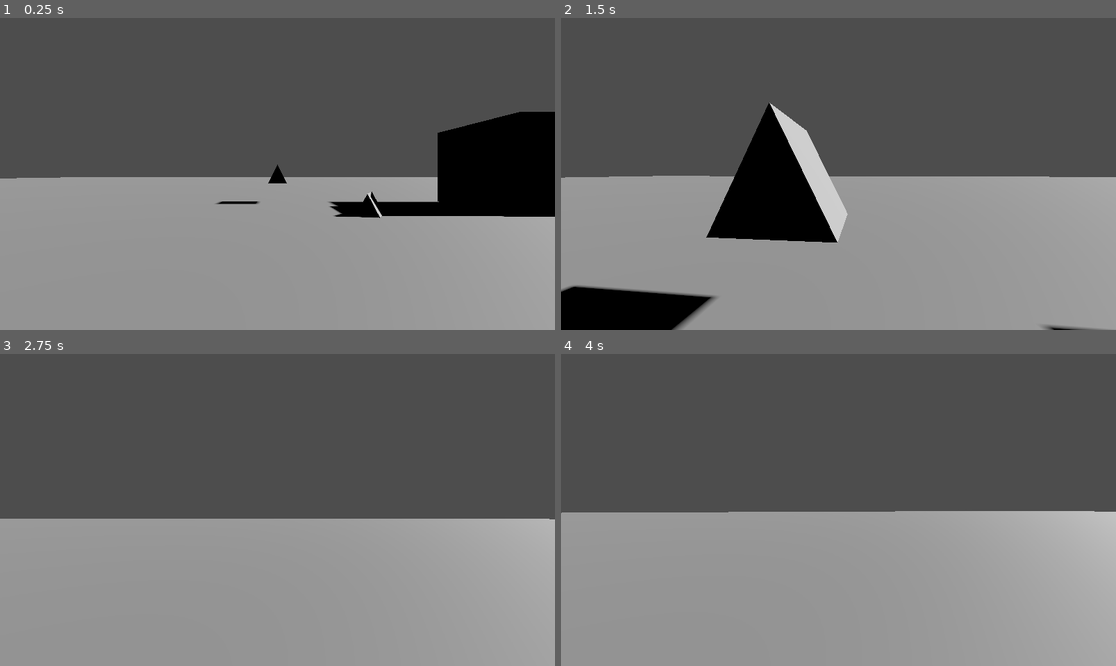
Above: before the commit, frames 1-4 (two rows, left to right).
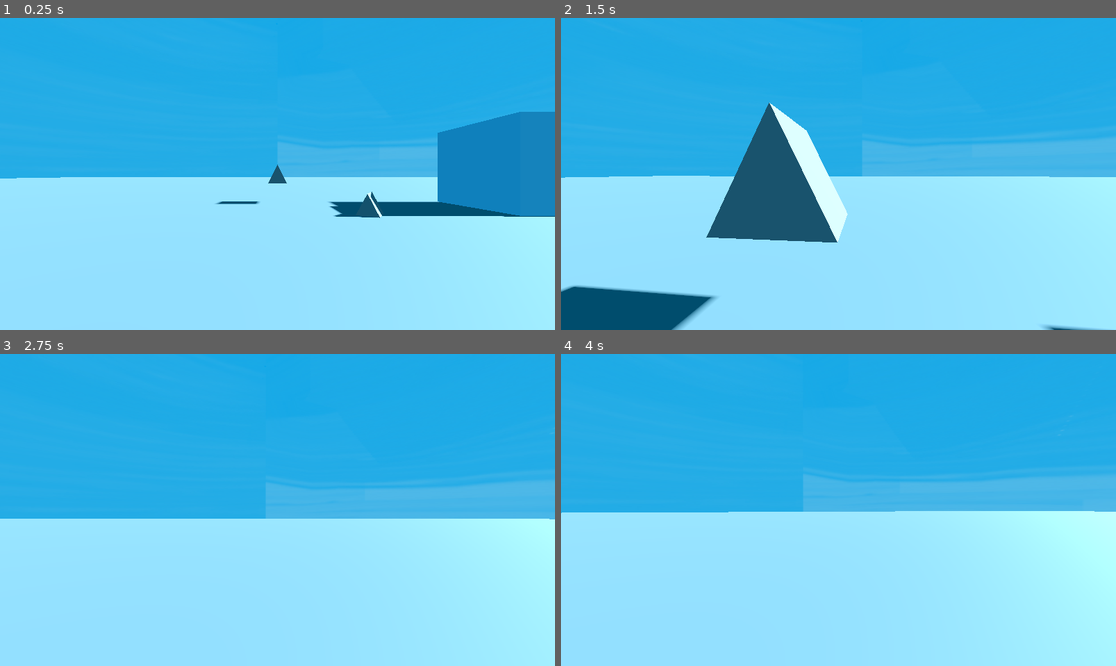
Above: after the commit, the same moments.

Repository: emeryplyler/Jam
Game: Godot game, scene res://main.tscn
Same seed, same stepped clock (60 frames per second), same inputs: the game is played once before the commit and once after it.
Inputs (mouse positions are in pixels of both pictures, inside the frame that each line leads up to):
- Up to frame 1 (0.25 s): no input
- Up to frame 2 (1.5 s): tap Enter (ui_accept) at 0.5, 0.77 s; move the mouse to (866, 174) at 0.52 s; hold W (Forward) from 0.53 s (still down); tap E (Interact) at 0.6, 1.35 s; move the mouse to (810, 174) at 1.27 s
- Up to frame 3 (2.75 s): keep holding W (Forward); tap Enter (ui_accept) at 1.52, 2 s; move the mouse to (288, 503) at 2.02 s; tap E (Interact) at 2.1 s
- Up to frame 4 (4 s): keep holding W (Forward); tap Enter (ui_accept) at 2.75, 3.02, 3.5, 3.77 s; move the mouse to (832, 516) at 2.77 s; tap E (Interact) at 2.85, 3.6 s; move the mouse to (877, 513) at 3.52 s

The runs differ from the first frame. In frame 1, 100% of the frame differs, in the area x 0-100%, y 0-100%; in frame 2, 100%; in frame 3, 100%; in frame 4, 100%.

Commit message:
placeholder sky

Diff:
--- a/main.tscn
+++ b/main.tscn
@@ -1,7 +1,8 @@
-[gd_scene load_steps=12 format=3 uid="uid://c3scy7pclrd8h"]
+[gd_scene load_steps=13 format=3 uid="uid://c3scy7pclrd8h"]
 
 [ext_resource type="PackedScene" uid="uid://cb3bhghcaxos0" path="res://prefabs/door.tscn" id="1_me5c6"]
 [ext_resource type="Script" path="res://player/player.gd" id="1_rwvyv"]
+[ext_resource type="Environment" uid="uid://48r01h6q5eji" path="res://world/sky/environment.tres" id="2_5gfh0"]
 
 [sub_resource type="WorldBoundaryShape3D" id="WorldBoundaryShape3D_65nkc"]
 
@@ -72,6 +73,9 @@
 [node name="DoorRange" parent="World/House2" node_paths=PackedStringArray("destination") instance=ExtResource("1_me5c6")]
 destination = NodePath("../../House/DoorRange")
 
+[node name="WorldEnvironment" type="WorldEnvironment" parent="World"]
+environment = ExtResource("2_5gfh0")
+
 [node name="CharacterBody3D" type="CharacterBody3D" parent="." node_paths=PackedStringArray("cam_arm", "player_view")]
 transform = Transform3D(1, 0, 0, 0, 1, 0, 0, 0, 1, 0, 1.19895, 0)
 script = ExtResource("1_rwvyv")
--- a/player/player.gd
+++ b/player/player.gd
@@ -49,14 +49,6 @@
 						var destination = thing.on_interact()
 						teleport(destination)
 
-	# Code from Carrier for interacting with things
-	#if Input.is_action_just_pressed("interact"):
-	#if objects_in_range.size() > 0 and not held_object: # only hold one thing at a time
-		#for object in objects_in_range:
-			#if object.is_in_group("Grabbable"):
-				#held_object = object
-				#held_object.freeze_mode = RigidBody3D.FREEZE_MODE_KINEMATIC
-				#break
 
 	move_and_slide()
 
--- /dev/null
+++ b/world/sky/environment.tres
@@ -0,0 +1,15 @@
+[gd_resource type="Environment" load_steps=4 format=3 uid="uid://48r01h6q5eji"]
+
+[ext_resource type="Texture2D" uid="uid://climv445ovr7j" path="res://world/sky/sky_texture.png" id="1_taow2"]
+
+[sub_resource type="PanoramaSkyMaterial" id="PanoramaSkyMaterial_vh6sm"]
+panorama = ExtResource("1_taow2")
+
+[sub_resource type="Sky" id="Sky_8vwsa"]
+sky_material = SubResource("PanoramaSkyMaterial_vh6sm")
+
+[resource]
+background_mode = 2
+sky = SubResource("Sky_8vwsa")
+ambient_light_sky_contribution = 0.75
+reflected_light_source = 1
Binary file added: world/sky/sky_texture.png
Not shown, added: world/sky/sky_texture.png.import
